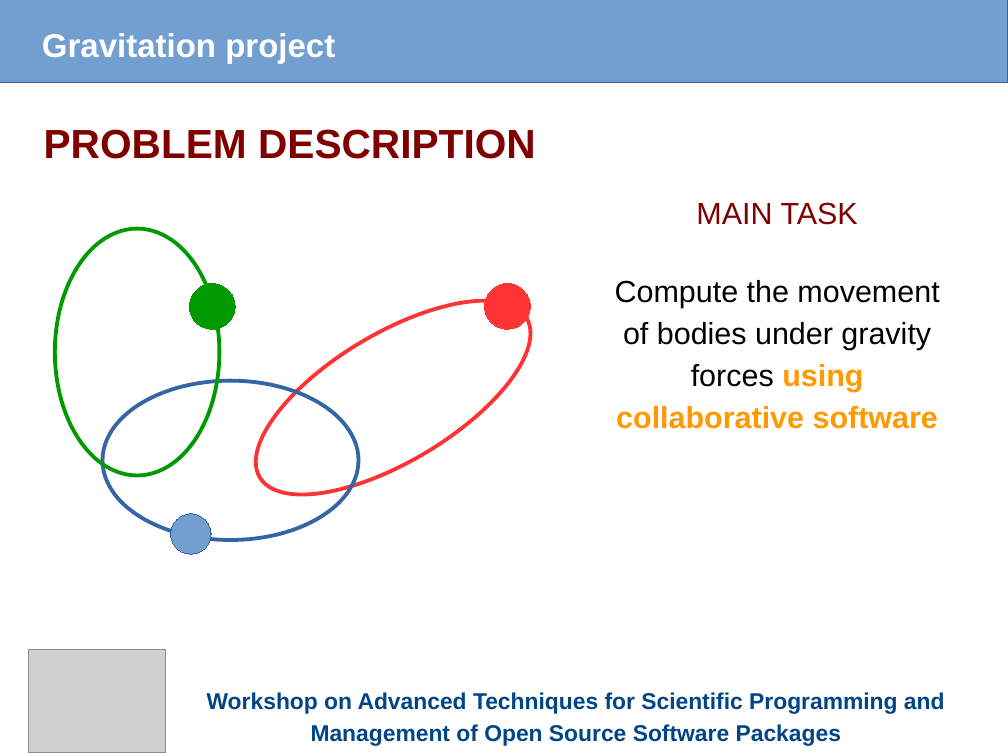
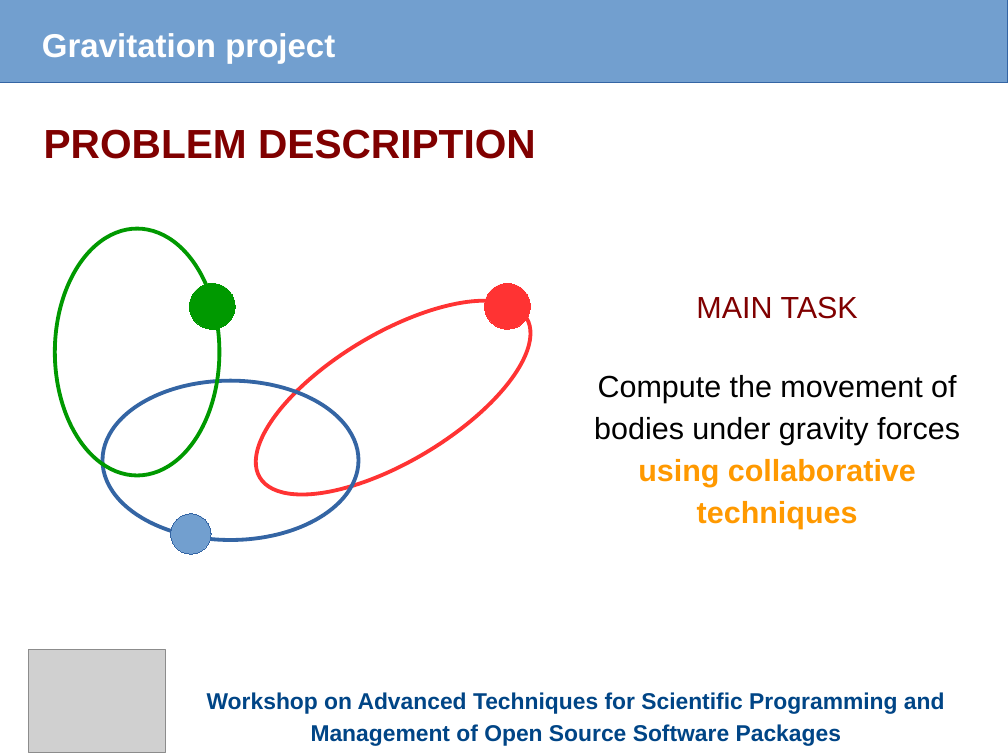
Before and after one commit to fnbellomo/GProject, a slide deck: slide 2 of Slides/Gravitation.odp. Drawn at 1008x756 pixels with LibreOffice and Linux fonts; fonts in the diff are those of the drawing; grey boxes stand for pictures. Boxes give left, top, right and bottom in pixels: in the first picture for what was removed or moved away, otherwise in the second. Text is boxed around its words. In the diff, an @@ line names an element or a change of style, - is before the commit and + after.

Commit message:
update slides. add pdf

```diff
--- a/Slides/Gravitation.odp
+++ b/Slides/Gravitation.odp
@@ text "MAIN TASK": place and size @@
-text "MAIN TASK" at (615, 202, 939, 429)
+text "MAIN TASK" at (594, 296, 960, 529)
@@ text at (594, 375, 960, 529): text changed @@
-Compute the movement of bodies under gravity forces using collaborative software
+Compute the movement of bodies under gravity forces using collaborative techniques
```
Also in this commit, not shown: 1 other slide changed, 6 slides added, 1 slide removed, 1 other file.
